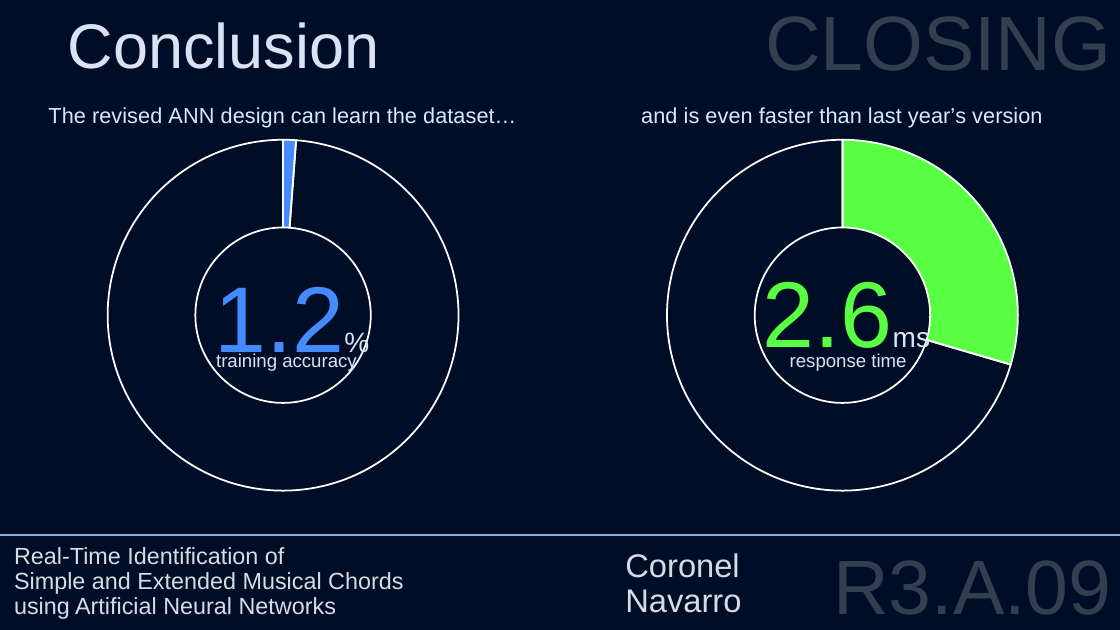
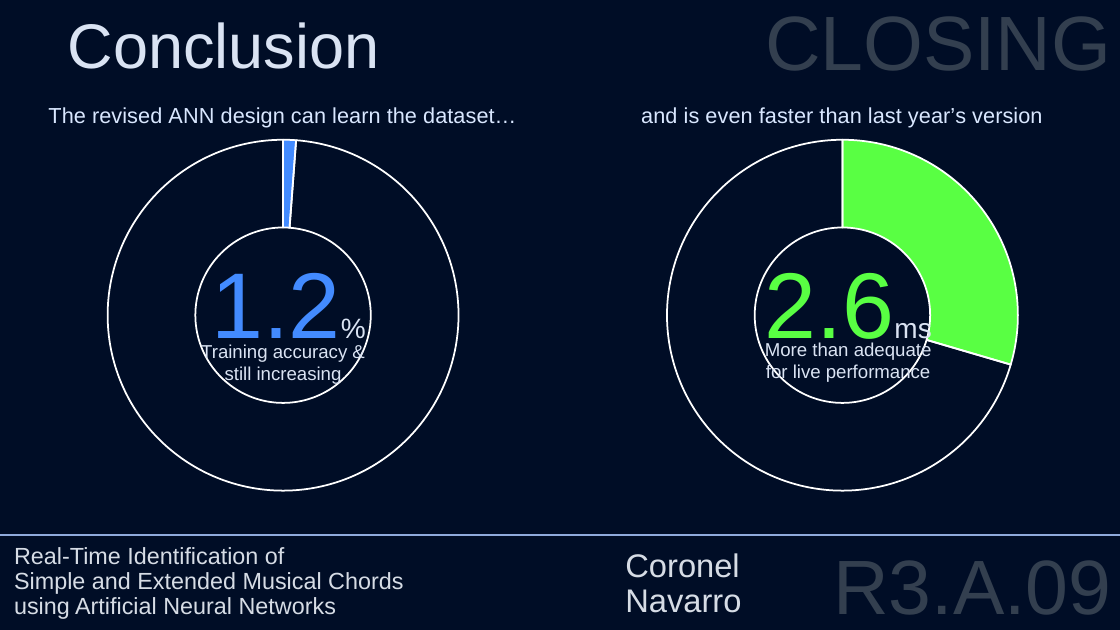
Before and after one commit to visaural/R2_B09_Chord_Identification, a slide deck: slide 42 of presentations/6/q1_oral_defense/r3_a09_q1_oral_defense.pptx. Drawn at 1120x630 pixels with LibreOffice and Linux fonts; fonts in the diff are those of the drawing. Boxes give left, top, right and bottom in pixels: in the first picture for what was removed or moved away, otherwise in the second. Text is boxed around its words. In the diff, an @@ line names an element or a change of style, - is before the commit and + after.

```diff
--- a/presentations/6/q1_oral_defense/r3_a09_q1_oral_defense.pptx
+++ b/presentations/6/q1_oral_defense/r3_a09_q1_oral_defense.pptx
@@ text "1.2%" rewrapped from box(215, 287, 345, 369) to box(211, 264, 341, 355) @@
@@ text "2.6ms": place and size @@
-text "2.6ms" at box(763, 273, 893, 364)
+text "2.6ms" at box(765, 264, 895, 355)
@@ text at box(201, 344, 348, 385): text changed @@
-training accuracy
+Training accuracy & still increasing
@@ text at box(765, 342, 932, 383): text changed @@
-response time
+More than adequate for live performance
```
Also in this commit, not shown: 1 other slide changed, 6 other files.
